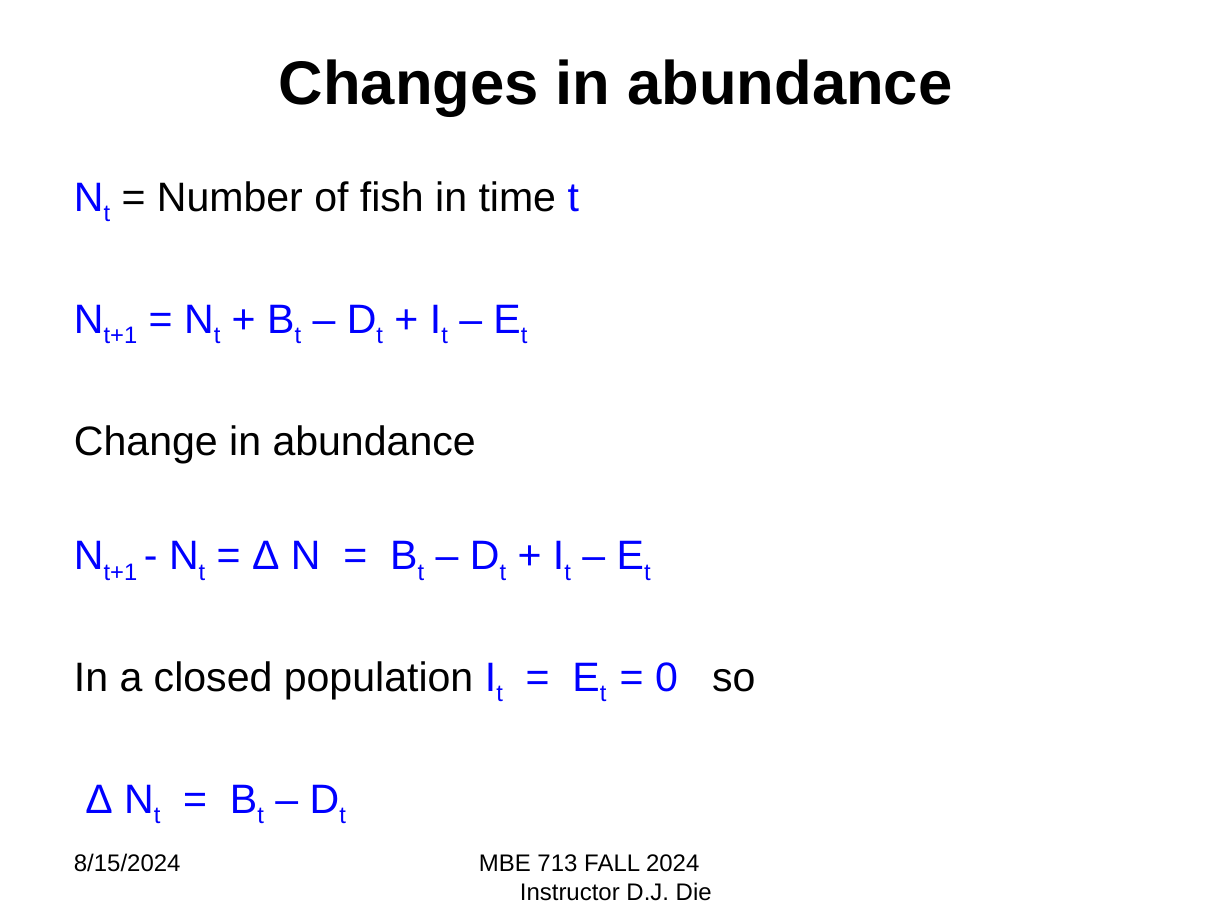
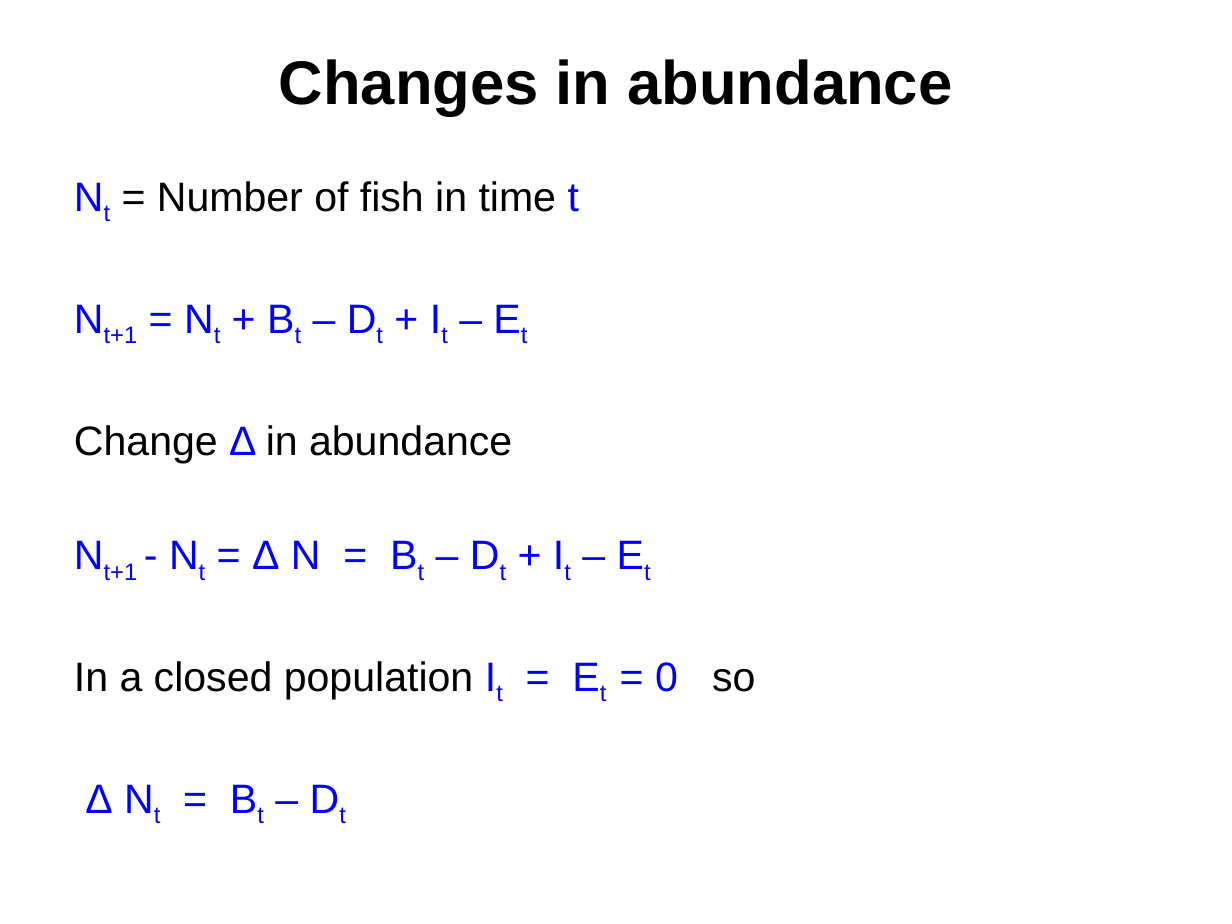
Before and after one commit to ebabcock/MBE713Population-Dynamics, a slide deck: slide 3 of Module3_exponential_growth/2.Exponential Growth.pptx. Drawn at 1232x924 pixels with LibreOffice and Linux fonts; fonts in the diff are those of the drawing. Boxes give left, top, right and bottom in pixels: in the first picture for what was removed or moved away, otherwise in the second. Text is boxed around its words. In the diff, an @@ line names an element or a change of style, - is before the commit and + after.

```diff
--- a/Module3_exponential_growth/2.Exponential Growth.pptx
+++ b/Module3_exponential_growth/2.Exponential Growth.pptx
@@ text at bbox=[74, 425, 512, 463]: text changed @@
-Change in abundance
+Change Δ in abundance
@@ text removed at bbox=[74, 853, 181, 872] @@
-8/15/2024
@@ text removed at bbox=[479, 854, 712, 901] @@
-MBE 713 FALL 2024 Instructor D.J. Die
```
Also in this commit, not shown: 7 other slides changed, 3 slides added, 1 slide removed, 25 other files.
